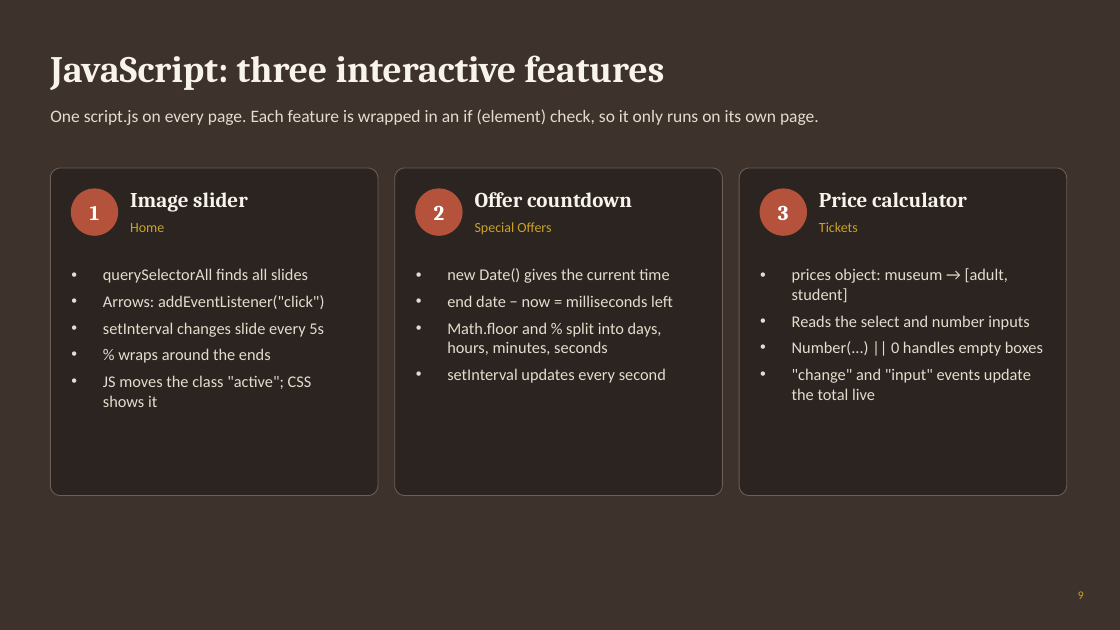
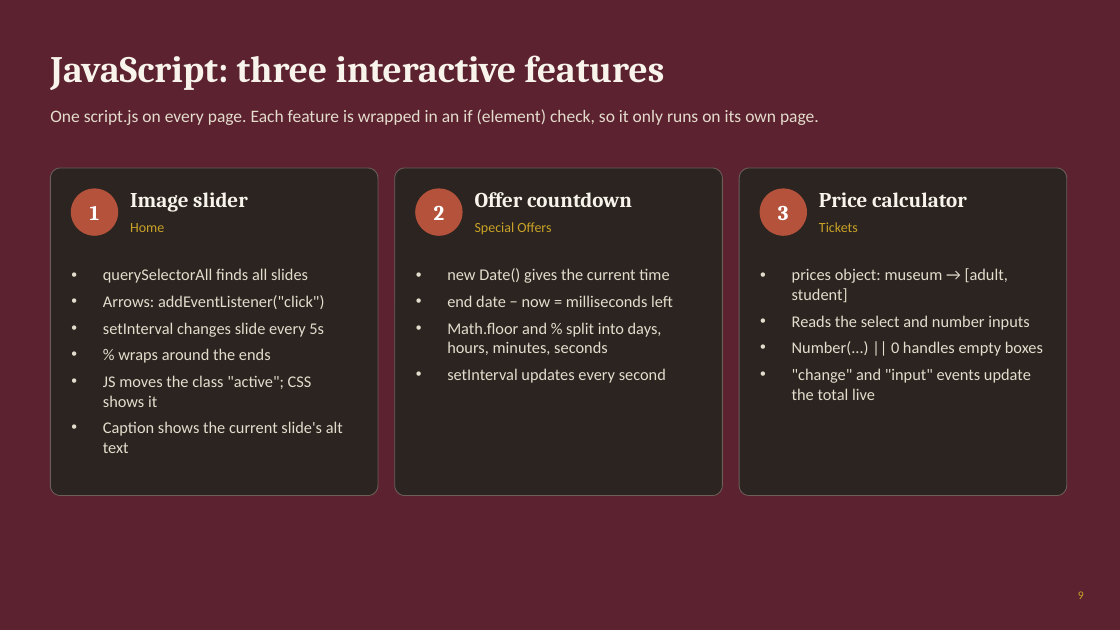
Before and after one commit to Kntouanoglou/Claude, a slide deck: slide 9 of artwalk-florence/presentation/ArtWalk-Florence-Presentation.pptx. Drawn at 1120x630 pixels with LibreOffice and Linux fonts; fonts in the diff are those of the drawing. Boxes give left, top, right and bottom in pixels: in the first picture for what was removed or moved away, otherwise in the second. Text is boxed around its words. In the diff, an @@ line names an element or a change of style, - is before the commit and + after.

```diff
--- a/artwalk-florence/presentation/ArtWalk-Florence-Presentation.pptx
+++ b/artwalk-florence/presentation/ArtWalk-Florence-Presentation.pptx
@@ background #3D322C to #5C2230 @@
@@ text at [103,421,343,453]: paragraph added @@
+• Caption shows the current slide's alt text
```
Also in this commit, not shown: 10 other slides changed.
